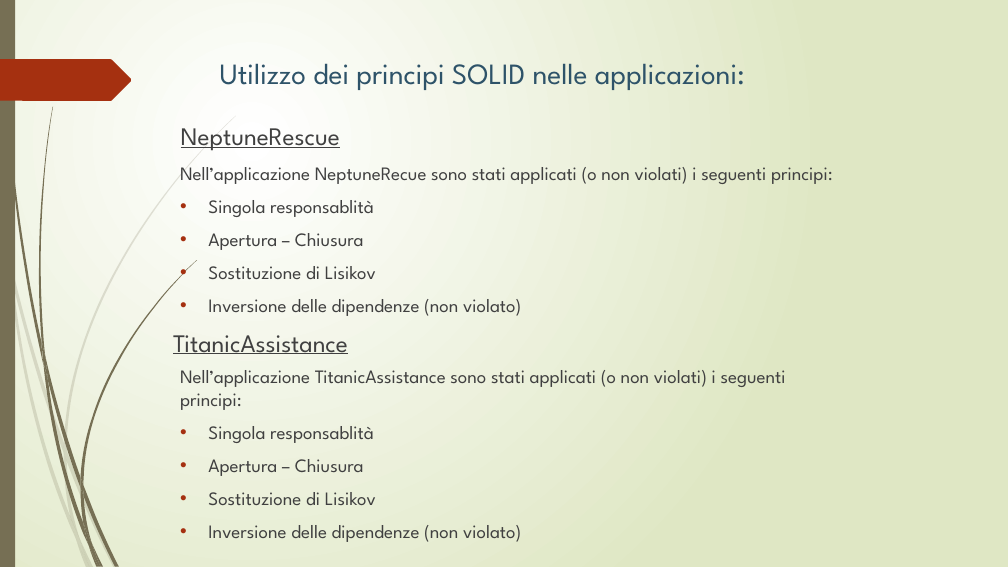
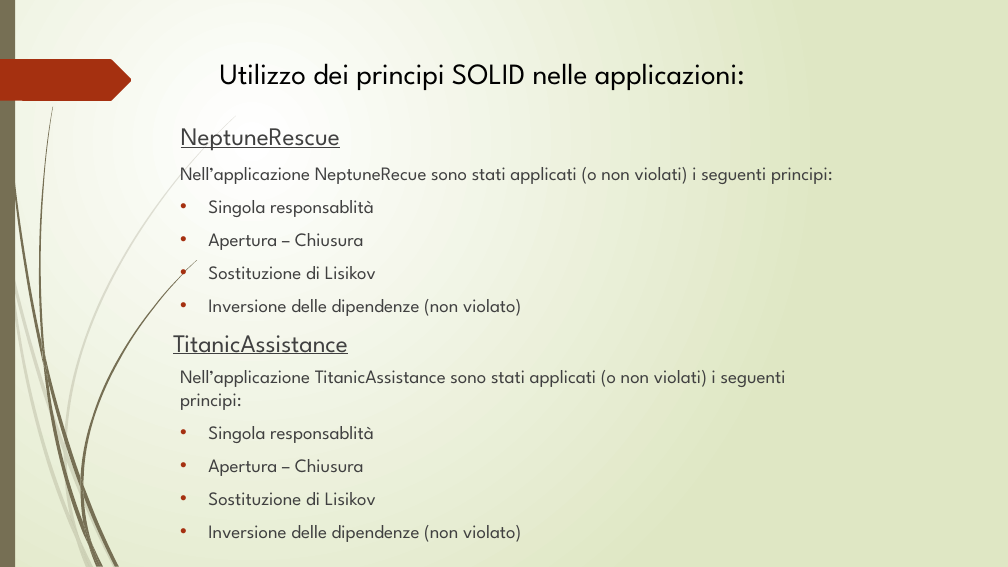
Before and after one commit to lpleo/Ingegneria_Software_2014, a slide deck: slide 68 of Slide/slide_FINALI.pptx. Drawn at 1008x567 pixels with LibreOffice and Linux fonts; fonts in the diff are those of the drawing. Boxes give left, top, right and bottom in pixels: in the first picture for what was removed or moved away, otherwise in the second. Text is boxed around its words. In the diff, an @@ line names an element or a change of style, - is before the commit and + after.

```diff
--- a/Slide/slide_FINALI.pptx
+++ b/Slide/slide_FINALI.pptx
@@ title "Utilizzo dei principi SOLID nelle ..." at (220, 63, 745, 90): text colour #2E5369 to #000000 @@
```
Also in this commit, not shown: 6 other slides changed, 1 slide added, 1 other file.
